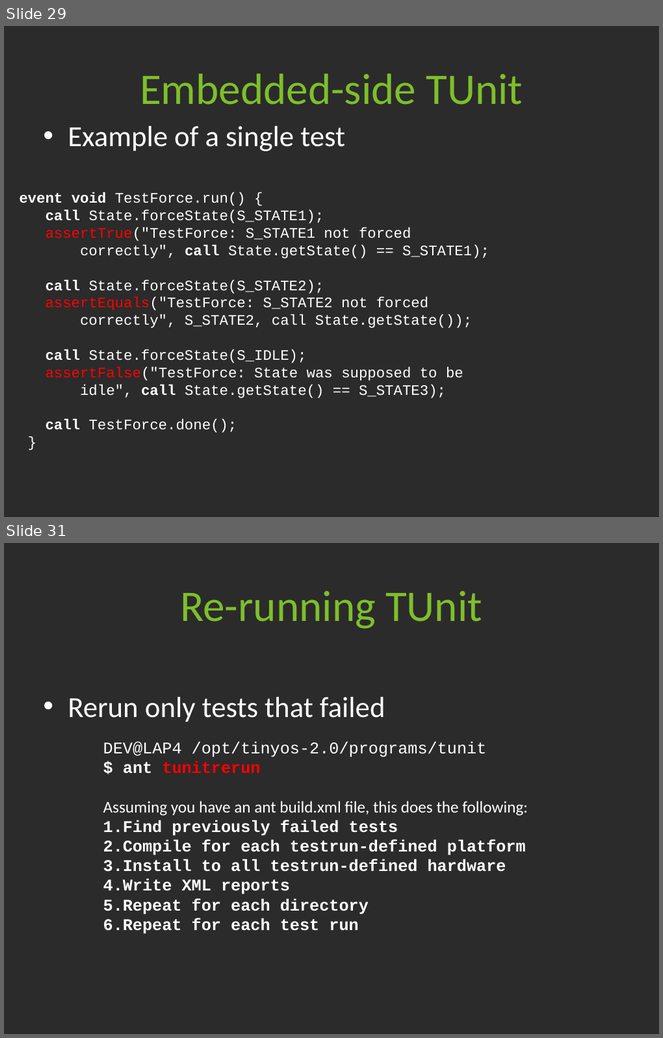
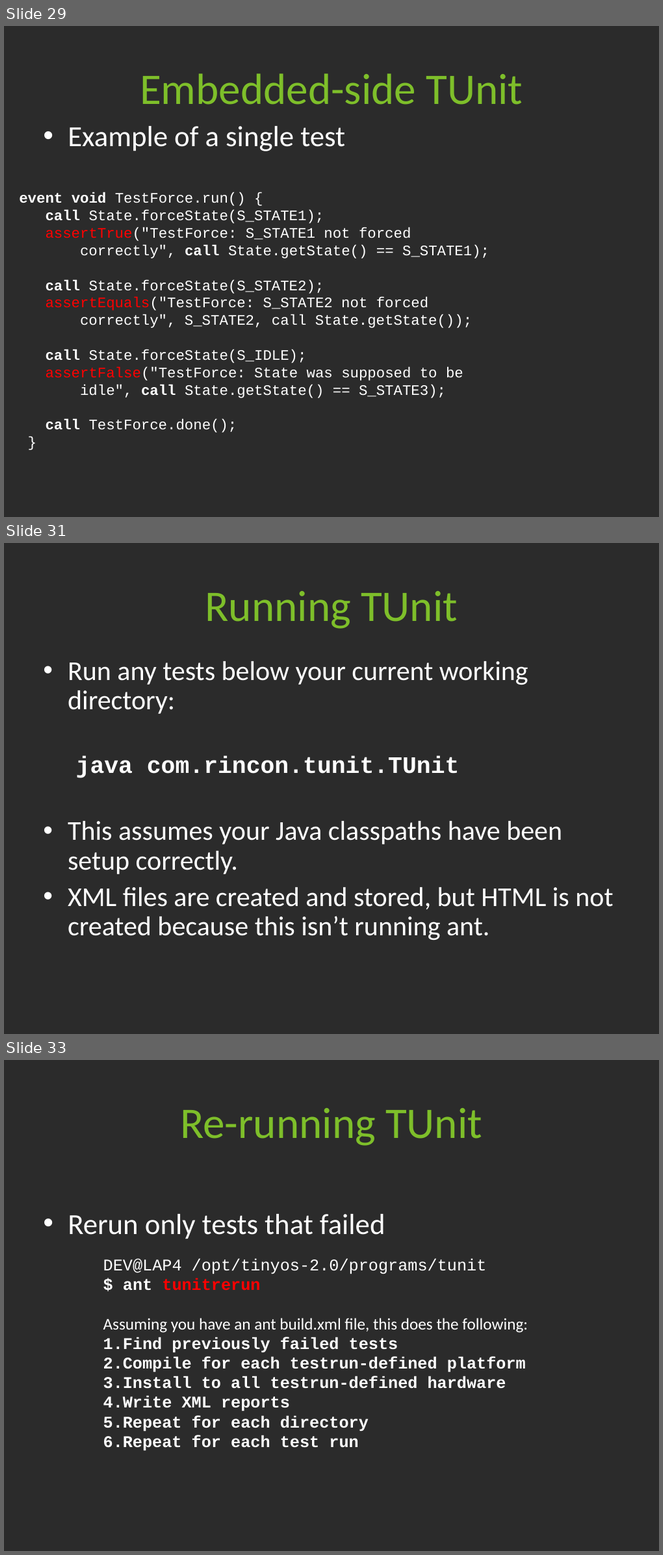
Before and after one commit to tyll/tinyos-2.x-contrib, a slide deck: tunit/docs/TUnit Intro.ppt. Shown one above the other, each under a label of ours: slides 29 and 31 before the commit, slides 29, 31 and 33 after it; the slides between them are not shown. The pictures are 663x1038 and 663x1555 pixels, drawn with LibreOffice and Linux fonts; fonts in the diff are those of the drawing; background and template pictures are left out; a plain dark background stands for a picture behind light text. Boxes give left, top, right and bottom in pixels: in the first picture for what was removed or moved away, otherwise in the second. Text is boxed around its words. In the diff, an @@ line names an element or a change of style, - is before the commit and + after.

Commit message:
Added a few new features to the tunit intro

```diff
--- a/tunit/docs/TUnit Intro.ppt
+++ b/tunit/docs/TUnit Intro.ppt
@@ slide 31 added at bbox=[4, 543, 659, 1034], background picture (left out) @@
@@ title added at bbox=[205, 591, 458, 629], 48 pt, text #7EBF2A @@
+Running TUnit
@@ text added at bbox=[68, 661, 613, 941], 30 pt, text #FFFFFF @@
+• Run any tests below your current working directory:
+  java com.rincon.tunit.TUnit
+• This assumes your Java classpaths have been setup correctly.
+• XML files are created and stored, but HTML is not created because this isn’t running ant.
@@ what was slide 31 is now slide 33 @@
```
Also in this commit, not shown: 2 slides changed, 1 other slide added.
